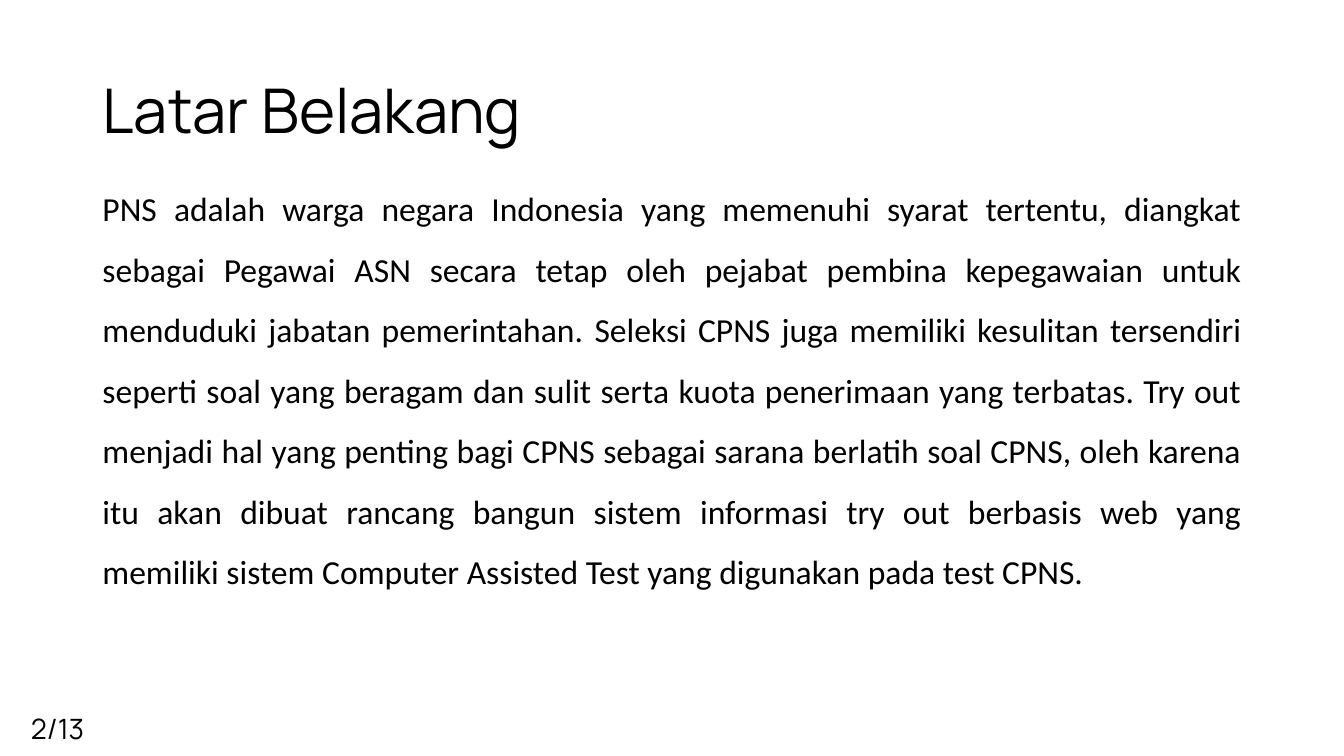
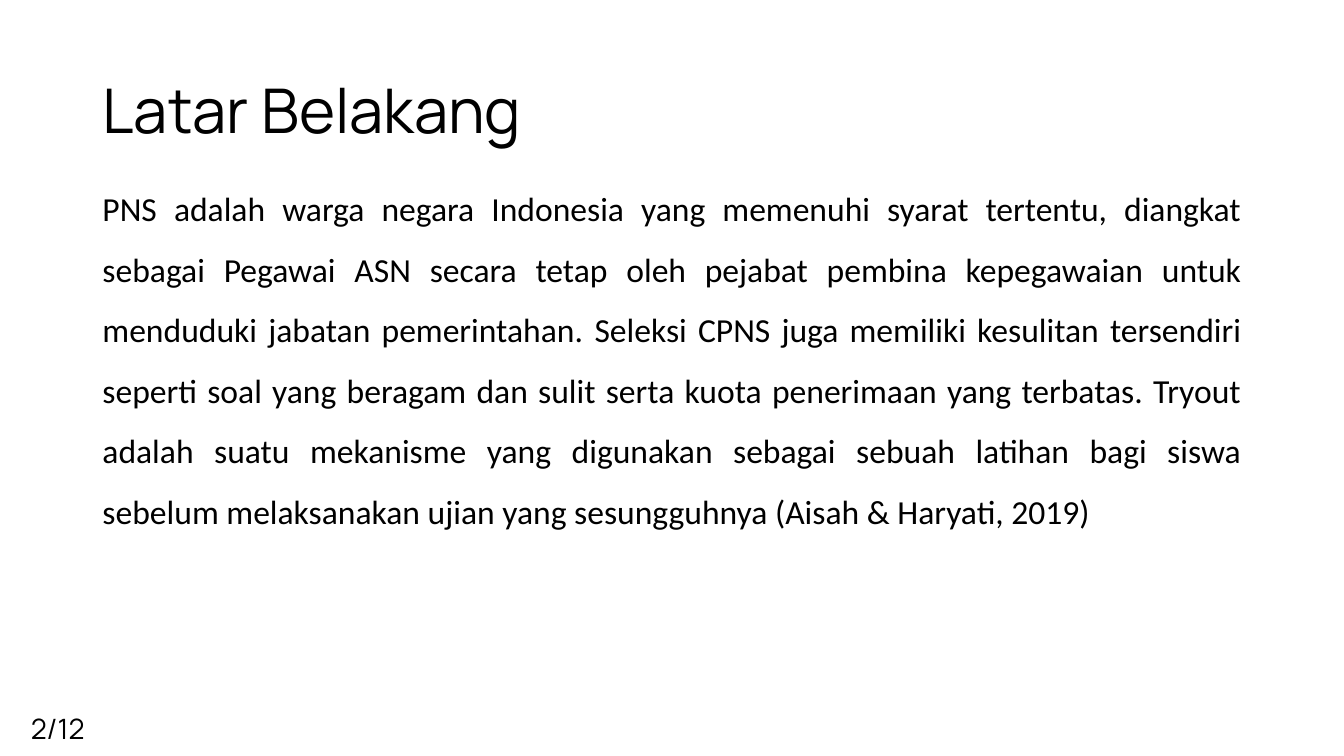
Before and after one commit to F13nd-RifanAlamsyah/skripsi, a slide deck: slide 2 of PPT_Skirpsi.pptx. Drawn at 1344x756 pixels with LibreOffice and Linux fonts; fonts in the diff are those of the drawing; background and template pictures are left out. Boxes give left, top, right and bottom in pixels: in the first picture for what was removed or moved away, otherwise in the second. Text is boxed around its words. In the diff, an @@ line names an element or a change of style, - is before the commit and + after.

Commit message:
ppt

```diff
--- a/PPT_Skirpsi.pptx
+++ b/PPT_Skirpsi.pptx
@@ text at (x1=102, y1=197, x2=1241, y2=530): text changed @@
-PNS adalah warga negara Indonesia yang memenuhi syarat tertentu, diangkat sebagai Pegawai ASN secara tetap oleh pejabat pembina kepegawaian untuk menduduki jabatan pemerintahan. Seleksi CPNS juga memiliki kesulitan tersendiri seperti soal yang beragam dan sulit serta kuota penerimaan yang terbatas. Try out menjadi hal yang penting bagi CPNS sebagai sarana berlatih soal CPNS, oleh karena itu akan dibuat rancang bangun sistem informasi try out berbasis web yang memiliki sistem Computer Assisted Test yang digunakan pada test CPNS.
+PNS adalah warga negara Indonesia yang memenuhi syarat tertentu, diangkat sebagai Pegawai ASN secara tetap oleh pejabat pembina kepegawaian untuk menduduki jabatan pemerintahan. Seleksi CPNS juga memiliki kesulitan tersendiri seperti soal yang beragam dan sulit serta kuota penerimaan yang terbatas. Tryout adalah suatu mekanisme yang digunakan sebagai sebuah latihan bagi siswa sebelum melaksanakan ujian yang sesungguhnya (Aisah & Haryati, 2019)
@@ text at (x1=31, y1=718, x2=85, y2=739): text changed @@
-2/13
+2/12
```
Also in this commit, not shown: 11 other slides changed, 1 slide added, 1 slide removed.
